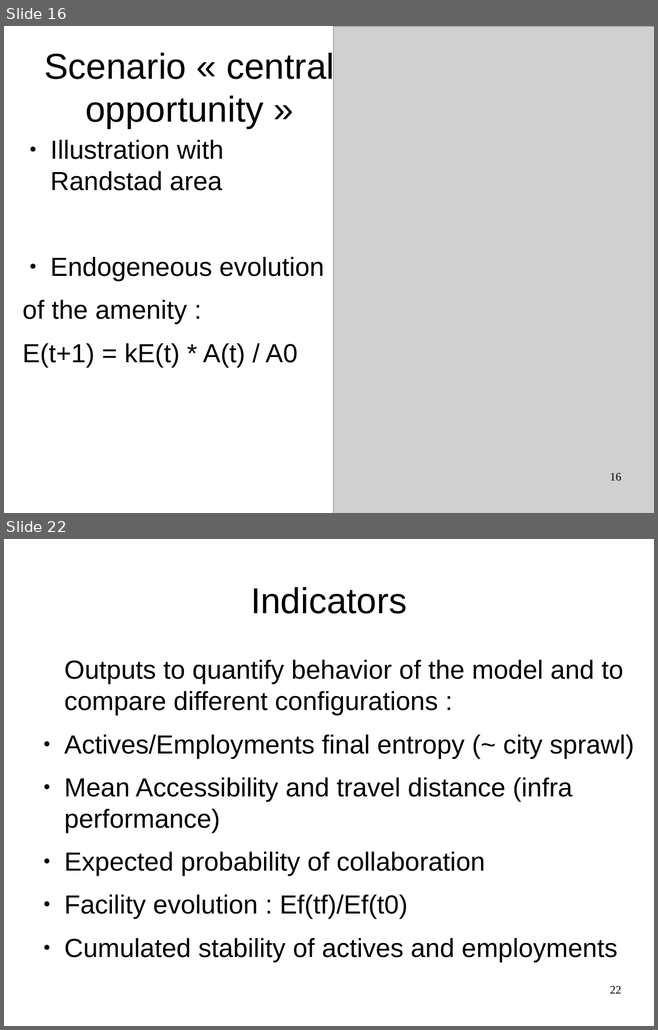
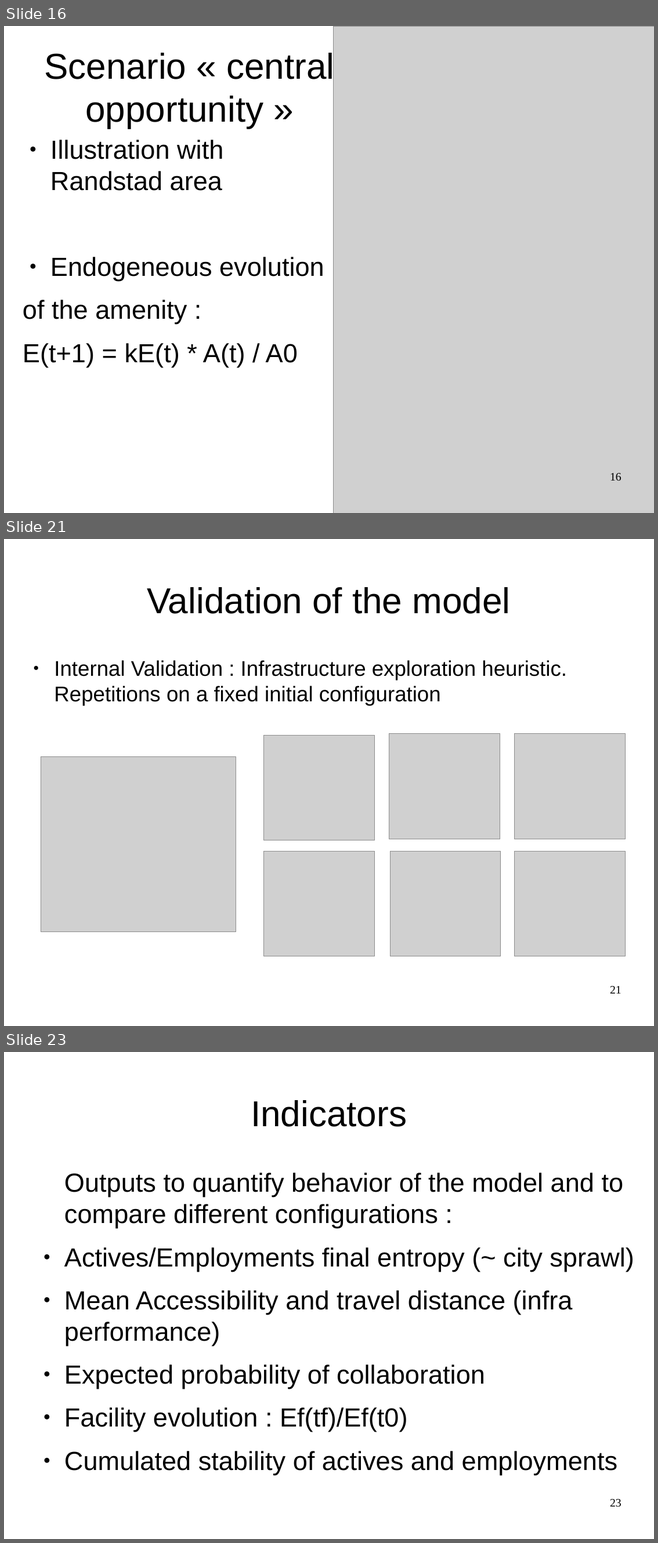
Before and after one commit to JusteRaimbault/CityNetwork, a slide deck: Docs/Communications/ECTQG2015/Metropolsim/LUTECIA-ECTQG-V4.odp. Shown one above the other, each under a label of ours: slides 16 and 22 before the commit, slides 16, 21 and 23 after it; the slides between them are not shown. The pictures are 658x1030 and 658x1543 pixels, drawn with LibreOffice and Linux fonts; fonts in the diff are those of the drawing; grey boxes stand for pictures. Boxes give left, top, right and bottom in pixels: in the first picture for what was removed or moved away, otherwise in the second. Text is boxed around its words. In the diff, an @@ line names an element or a change of style, - is before the commit and + after.

```diff
--- a/Docs/Communications/ECTQG2015/Metropolsim/LUTECIA-ECTQG-V4.odp
+++ b/Docs/Communications/ECTQG2015/Metropolsim/LUTECIA-ECTQG-V4.odp
@@ slide 21 added at bbox=[4, 539, 654, 1026], background #FFFFFF @@
@@ title added at bbox=[147, 587, 510, 614], 44 pt, text #000000 @@
+Validation of the model
@@ text added at bbox=[54, 660, 567, 705], 26 pt, text #000000 @@
+● Internal Validation : Infrastructure exploration heuristic. Repetitions on a fixed initial configuration
@@ picture added at bbox=[264, 735, 374, 840] @@
@@ picture added at bbox=[390, 734, 500, 839] @@
@@ picture added at bbox=[514, 734, 625, 839] @@
@@ picture added at bbox=[41, 757, 236, 932] @@
@@ picture added at bbox=[264, 852, 374, 957] @@
@@ picture added at bbox=[390, 852, 500, 957] @@
@@ picture added at bbox=[514, 852, 625, 957] @@
@@ page number added at bbox=[610, 986, 621, 994], 14 pt, text #000000 @@
+21
@@ what was slide 22 is now slide 23 @@
@@ page number at bbox=[610, 1499, 621, 1507]: text changed @@
-22
+23
```
Also in this commit, not shown: 5 slides changed, 9 other slides added, 7 slides removed, 23 other files.
